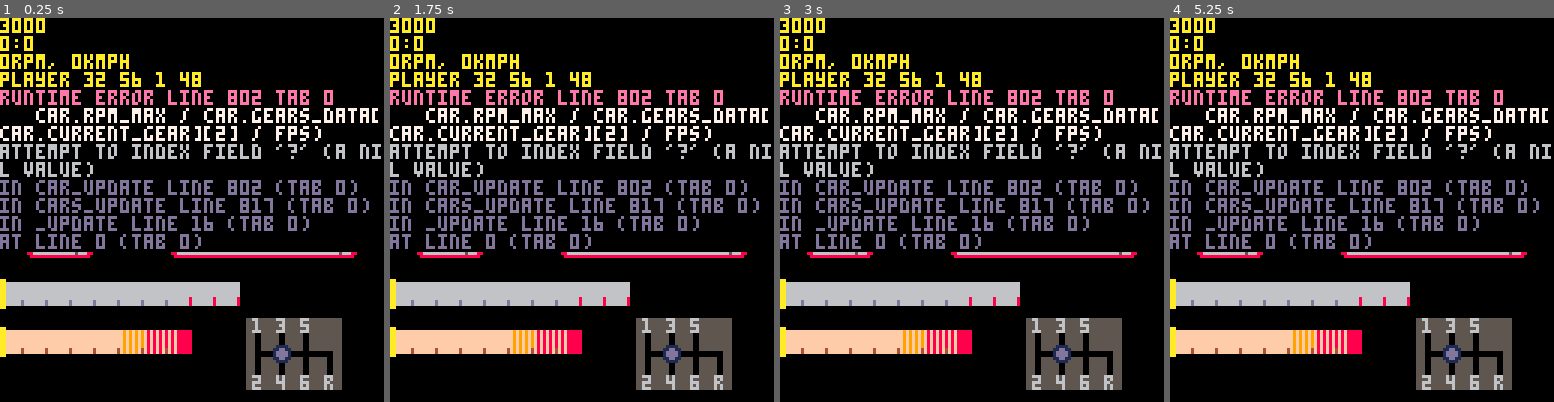
Above: before the commit, frames 1-4 (left to right).
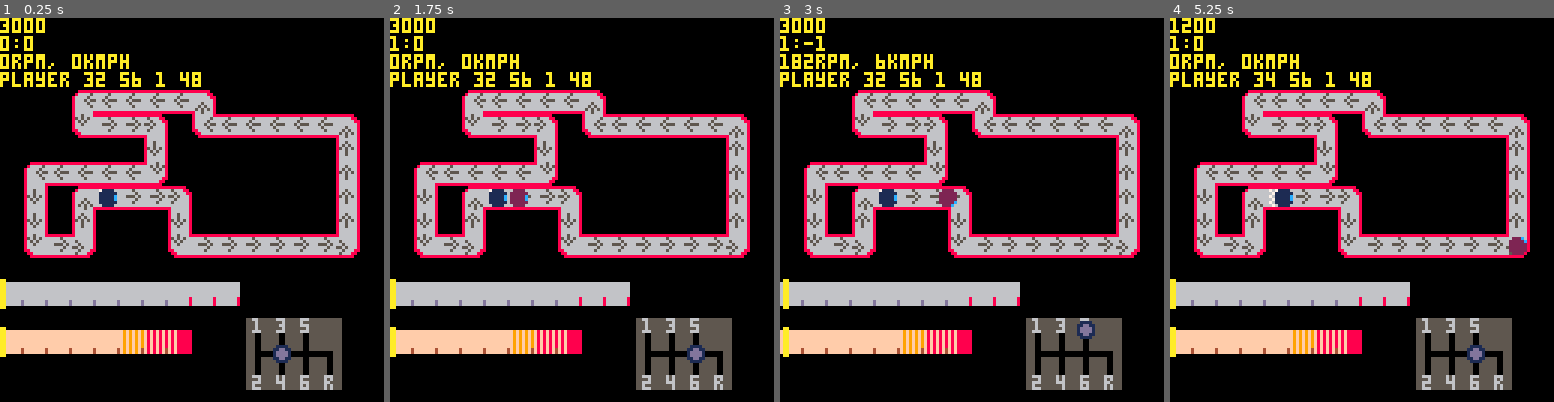
Above: after the commit, the same moments.

Repository: VedVid/PICOdrag
Game: PICO-8 cartridge picodrag.p8
Same seed, same stepped clock (60 frames per second), same inputs: the game is played once before the commit and once after it.
Inputs:
- Up to frame 1 (0.25 s): no input
- Up to frame 2 (1.75 s): hold Right from 1.6 s (still down)
- Up to frame 3 (3 s): release Right at 2.1 s; hold Up 2.15-2.42 s; hold Right from 2.47 s (still down)
- Up to frame 4 (5.25 s): release Right at 3.03 s; hold Left 3.08-3.58 s; hold Down 3.63-3.97 s; hold Right 4.02-4.68 s; hold Up 4.73-5.03 s; hold Left from 5.08 s (still down)

The runs differ from the first frame. In frame 1, 24% of the frame differs, in the area x 0-100%, y 18-61%; in frame 2, 24%; in frame 3, 25%, in the area x 0-100%, y 4-90%; in frame 4, 24%.
Error before the commit: runtime error line 802 tab 0; car.rpm_max / car.gears_data[car.current_gear][2] / fps); attempt to index field '?' (a nil value)

Commit message:
Error fixed - sometimes, opponent current gear was set to nil

Diff:
--- a/picodrag.p8
+++ b/picodrag.p8
@@ -400,7 +400,9 @@
     end
   end
  end
- opponent.car.current_gear = ngear
+ if ngear then
+  opponent.car.current_gear = ngear
+ end
 end
 
 -->8
